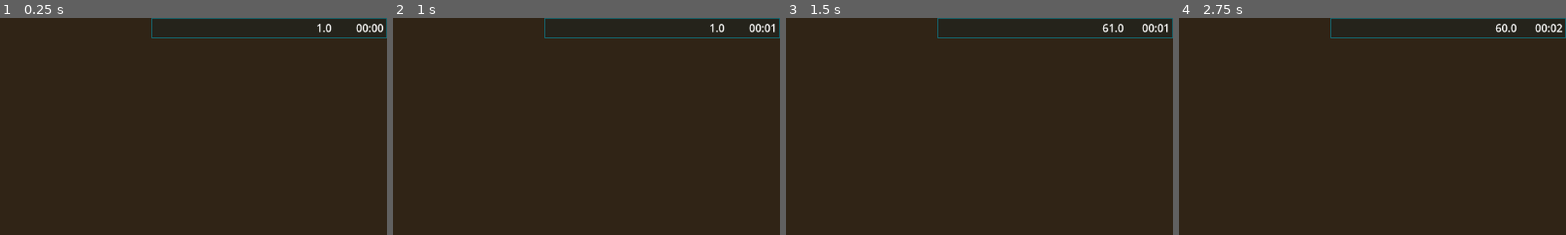
Above: before the commit, frames 1-4 (left to right).
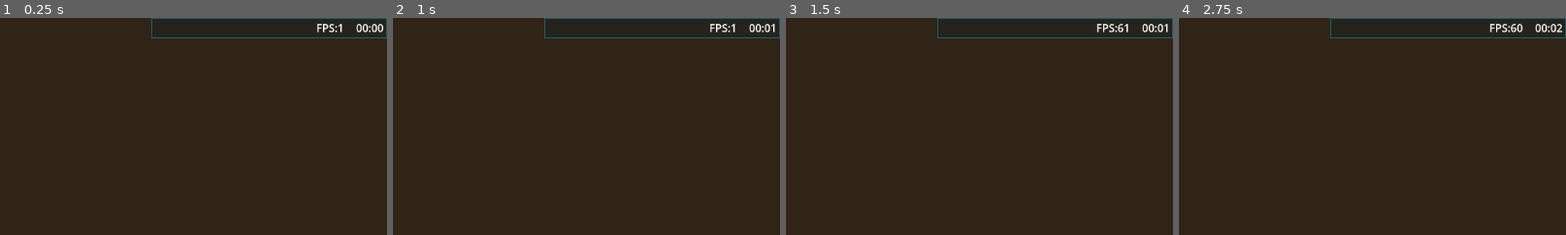
Above: after the commit, the same moments.

Repository: rmichaluszek/rts-project
Game: Godot game, scene res://main/game.tscn
Same seed, same stepped clock (60 frames per second), same inputs: the game is played once before the commit and once after it. The engine's default icon, where the game draws it, is replaced by a stand-in: a white triangle on a blue panel in a dark square.
Inputs (mouse positions are % of the whole screen's width and height, from its top left):
- Up to frame 1 (0.25 s): no input
- Up to frame 2 (1 s): tap Enter at 0.5 s; drag from (9, 84) to (60, 28) at 0.52 s
- Up to frame 3 (1.5 s): drag from (30, 55) to (45, 70) at 1.27 s
- Up to frame 4 (2.75 s): move the mouse to (60, 28) at 2.02 s; hold Right (ui_right) from 2.03 s (still down); click (60, 28) at 2.17 s
The pictures show only the part of the screen within x 50-100%, y 0-50%; the shares and areas given below are measured in that part.

The runs differ from the first frame. In frame 1, 0.2% of the frame differs, in the area x 81-89%, y 2-7%; in frame 2, 0.2%; in frame 3, 0.2%; in frame 4, 0.2%, in the area x 80-89%, y 2-7%.

Commit message:
Move command on minimap

Diff:
--- a/gui/unit_info.gd
+++ b/gui/unit_info.gd
@@ -20,6 +20,7 @@
 		$NameLabel.text = unit_ref.get_ref().unit_name
 
 func _process(delta: float) -> void:
+
 	if(is_instance_valid(currentUnitDisplayedRef)):
 		$HealthAmountLabel.text = str(int(currentUnitDisplayedRef.get_ref().health))
 	else: # unit is probably dead, stop displaying it
--- a/main/camera.gd
+++ b/main/camera.gd
@@ -46,7 +46,7 @@
 		if event.button_index == MOUSE_BUTTON_RIGHT:
 			if event.pressed:
 				# if clicked on the ground, there is move command
-				get_parent().get_node("GroupManager").move_command(get_global_mouse_position())
+				process_move_command(get_global_mouse_position())
 				# if clicked on unit or building, move command and try to attack/interact,
 			else:
 				pass
@@ -77,6 +77,9 @@
 func set_camera_target(pos):
 	position=pos
 
+func process_move_command(pos):
+	get_parent().get_node("GroupManager").move_command(pos)
+
 func _process(delta):
 
 	var input_vector = Vector2.ZERO
--- a/main/gui.gd
+++ b/main/gui.gd
@@ -23,7 +23,7 @@
 	time_gui.get_node("Label").text = "%02d:%02d" % [minutes, seconds]
 
 
-	$Screen/Time/Fps.text = str(Engine.get_frames_per_second())
+	$Screen/Time/Fps.text = "FPS:"+str(int(Engine.get_frames_per_second()))
 
 func update_resources(metal,oil,crystal,metal_income,oil_income,crystal_income):
 	resources_gui.get_node("Container/LabelMetal").text = str(floori(metal))
--- a/main/minimap.gd
+++ b/main/minimap.gd
@@ -17,7 +17,6 @@
 	var resolution = DisplayServer.window_get_size()
 	resolution.x /= camera.zoom.x
 	resolution.y /= camera.zoom.y
-	print(resolution)
 	draw_rect(Rect2(camera.position.x/64-resolution.x/2/64,camera.position.y/64-resolution.y/2/64,resolution.x/64,resolution.y/64),Color.WHITE,false)
 
 func _process(delta: float) -> void:
@@ -31,6 +30,11 @@
 		elif event.button_index == 1 and !event.pressed:
 			holding_left_click = false
 
+		if event.button_index == 2 and event.pressed:
+			event.position *= Vector2(64,64)
+			get_parent().get_parent().get_parent().get_node("Camera").process_move_command(event.position)
+
+
 	if event is InputEventMouseMotion:
 		if(holding_left_click):
 			if event is InputEventMouseMotion:
